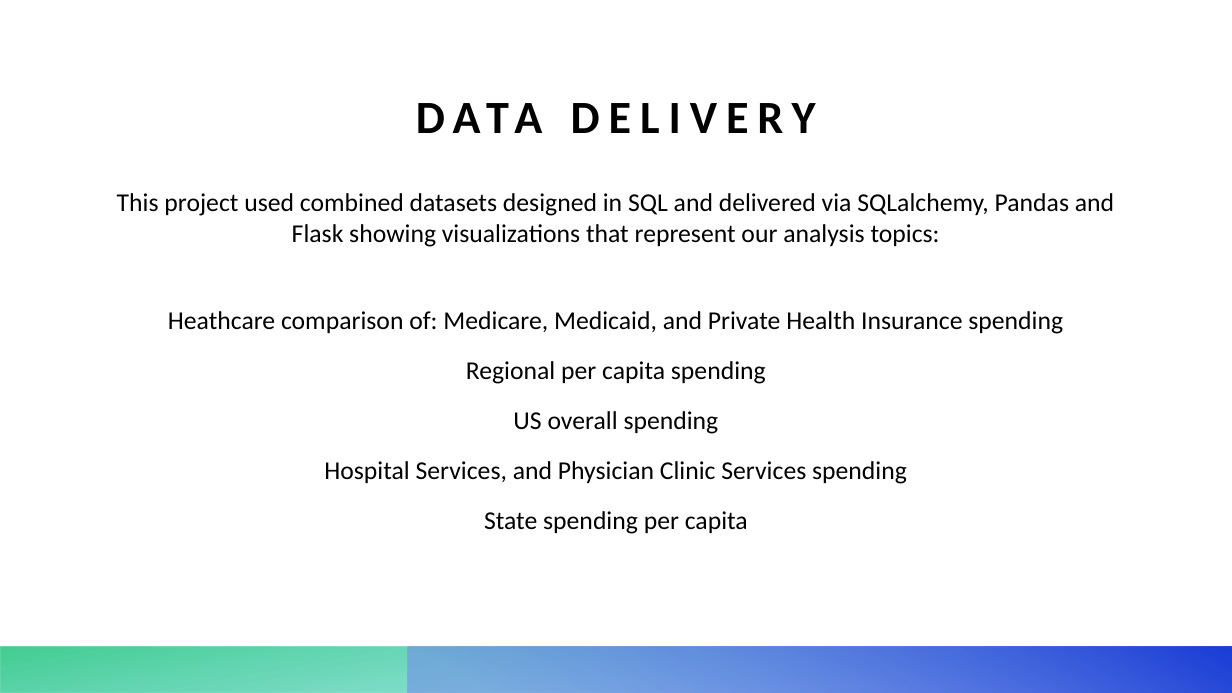
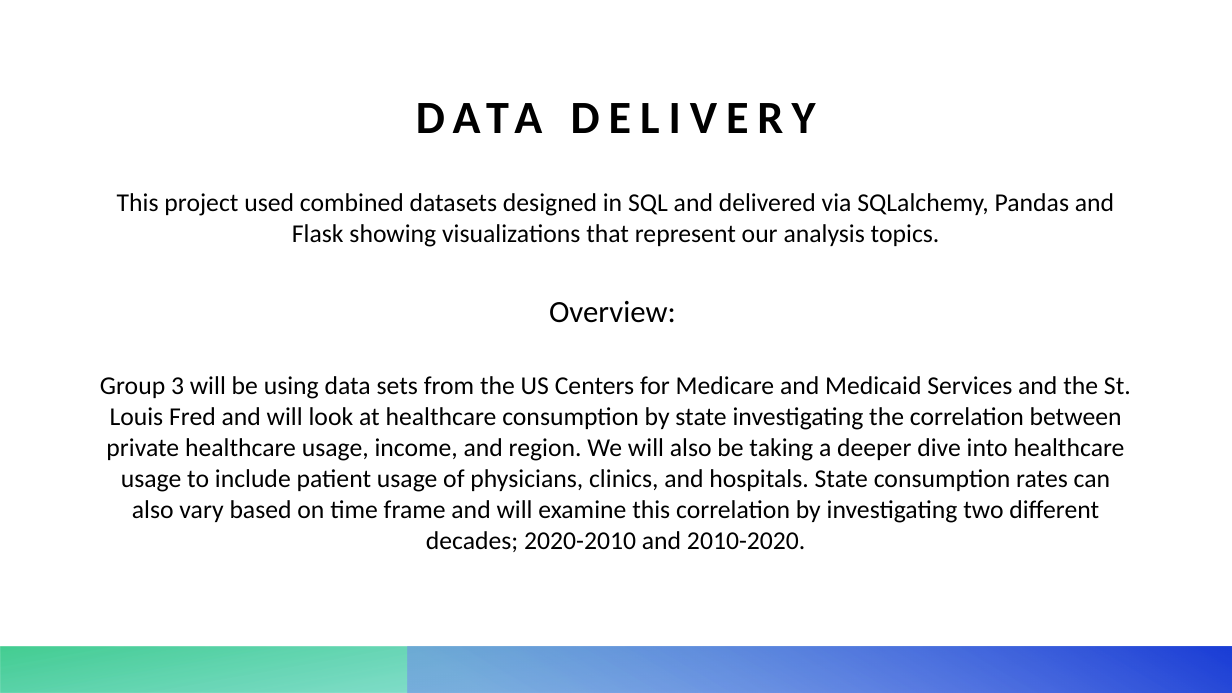
Before and after one commit to MyJineng/Healthcare-ETL, a slide deck: slide 8 of Background Information/Health_Expenditures.pptx. Drawn at 1232x693 pixels with LibreOffice and Linux fonts; fonts in the diff are those of the drawing. Boxes give left, top, right and bottom in pixels: in the first picture for what was removed or moved away, otherwise in the second. Text is boxed around its words. In the diff, an @@ line names an element or a change of style, - is before the commit and + after.

```diff
--- a/Background Information/Health_Expenditures.pptx
+++ b/Background Information/Health_Expenditures.pptx
@@ text at [100,193,1131,552]: text changed @@
-This project used combined datasets designed in SQL and delivered via SQLalchemy, Pandas and Flask showing visualizations that represent our analysis topics:
-Heathcare comparison of: Medicare, Medicaid, and Private Health Insurance spending
-Regional per capita spending
-US overall spending
-Hospital Services, and Physician Clinic Services spending
-State spending per capita
+This project used combined datasets designed in SQL and delivered via SQLalchemy, Pandas and Flask showing visualizations that represent our analysis topics.
+Overview:
+Group 3 will be using data sets from the US Centers for Medicare and Medicaid Services and the St. Louis Fred and will look at healthcare consumption by state investigating the correlation between private healthcare usage, income, and region. We will also be taking a deeper dive into healthcare usage to include patient usage of physicians, clinics, and hospitals. State consumption rates can also vary based on time frame and will examine this correlation by investigating two different decades; 2020-2010 and 2010-2020.
```
Also in this commit, not shown: 2 other slides changed, 3 other files.
